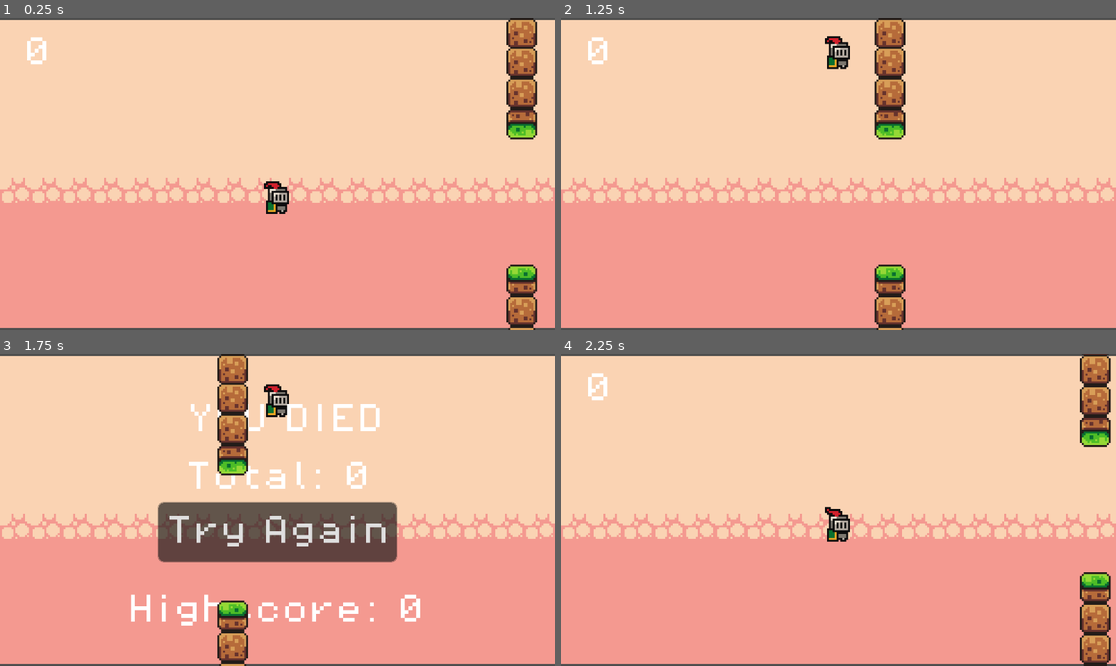
Above: before the commit, frames 1-4 (two rows, left to right).
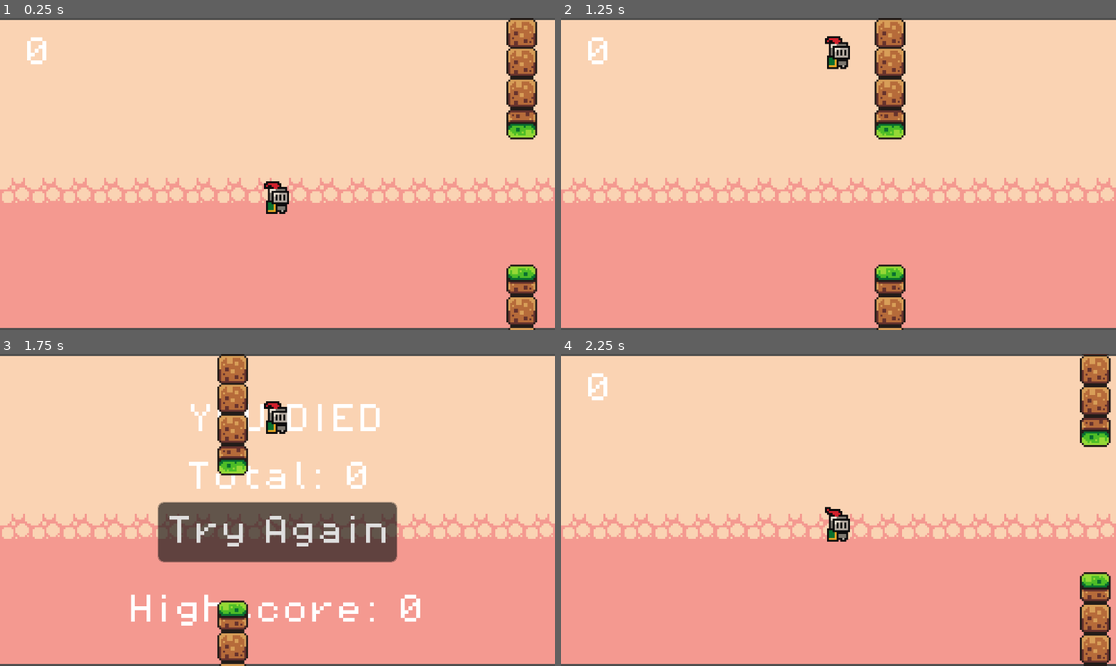
Above: after the commit, the same moments.

Repository: peterhogg/Flappy-Knight
Game: Godot game, scene res://game.tscn
The game is run twice, just before and just after one commit, with the same random seed, the same clock (stepped at 60 frames per second) and the same inputs.
Inputs:
- Up to frame 1 (0.25 s): no input
- Up to frame 2 (1.25 s): tap Enter (ui_accept) at 0.5, 0.77 s
- Up to frame 3 (1.75 s): tap Enter (ui_accept) at 1.52 s
- Up to frame 4 (2.25 s): click "Try Again" at 2 s

Frames 1-2 are identical in both runs. In frame 3, 0.6% of the frame differs, in the area x 47-53%, y 9-26%; in frame 4, nothing differs.

Commit message:
Fixes collisions

Diff:
--- a/obstacle.tscn
+++ b/obstacle.tscn
@@ -4,11 +4,11 @@
 [ext_resource type="PackedScene" uid="uid://boohobaebewr" path="res://topBlock.tscn" id="1_r6gte"]
 [ext_resource type="PackedScene" uid="uid://bnoxijlpclteh" path="res://midBlock.tscn" id="2_3skjc"]
 
-[sub_resource type="RectangleShape2D" id="RectangleShape2D_x6lln"]
-size = Vector2(14, 127)
+[sub_resource type="RectangleShape2D" id="RectangleShape2D_tf6nw"]
+size = Vector2(16, 128)
 
-[sub_resource type="RectangleShape2D" id="RectangleShape2D_6hmcj"]
-size = Vector2(15, 125)
+[sub_resource type="RectangleShape2D" id="RectangleShape2D_pmrag"]
+size = Vector2(16, 125)
 
 [sub_resource type="RectangleShape2D" id="RectangleShape2D_wwjkc"]
 size = Vector2(20, 64)
@@ -17,6 +17,7 @@
 script = ExtResource("1_1hbpc")
 
 [node name="BottomPart" type="RigidBody2D" parent="."]
+collision_layer = 2
 max_contacts_reported = 1
 contact_monitor = true
 freeze = true
@@ -47,8 +48,8 @@
 position = Vector2(0, 120)
 
 [node name="CollisionShape2D" type="CollisionShape2D" parent="BottomPart"]
-position = Vector2(0, 64.5)
-shape = SubResource("RectangleShape2D_x6lln")
+position = Vector2(0, 64)
+shape = SubResource("RectangleShape2D_tf6nw")
 
 [node name="TopPart" type="RigidBody2D" parent="."]
 position = Vector2(0, -129)
@@ -84,9 +85,8 @@
 position = Vector2(0, 9)
 
 [node name="CollisionShape2D" type="CollisionShape2D" parent="TopPart"]
-position = Vector2(-0.5, 0.5)
-shape = SubResource("RectangleShape2D_6hmcj")
-debug_color = Color(0.721569, 0.384314, 0.745098, 0.419608)
+position = Vector2(0, 0.5)
+shape = SubResource("RectangleShape2D_pmrag")
 
 [node name="VisibleOnScreenEnabler2D" type="VisibleOnScreenEnabler2D" parent="."]
 
--- a/player.gd
+++ b/player.gd
@@ -8,13 +8,16 @@
 var isDead = false
 # Get the gravity from the project settings to be synced with RigidBody nodes.
 var gravity = ProjectSettings.get_setting("physics/2d/default_gravity")
+var deadgravity = gravity * 1.5
 @onready var animator = $AnimatedSprite2D;
 
 signal died
 
 func _physics_process(delta):
 	# Add the gravity.
-	if not is_on_floor():
+	if(isDead):
+		velocity.y += deadgravity * delta
+	else:
 		velocity.y += gravity * delta
 
 	# Handle Jump.
Not shown: 1 places in obstacle.tscn that only renumber resources
